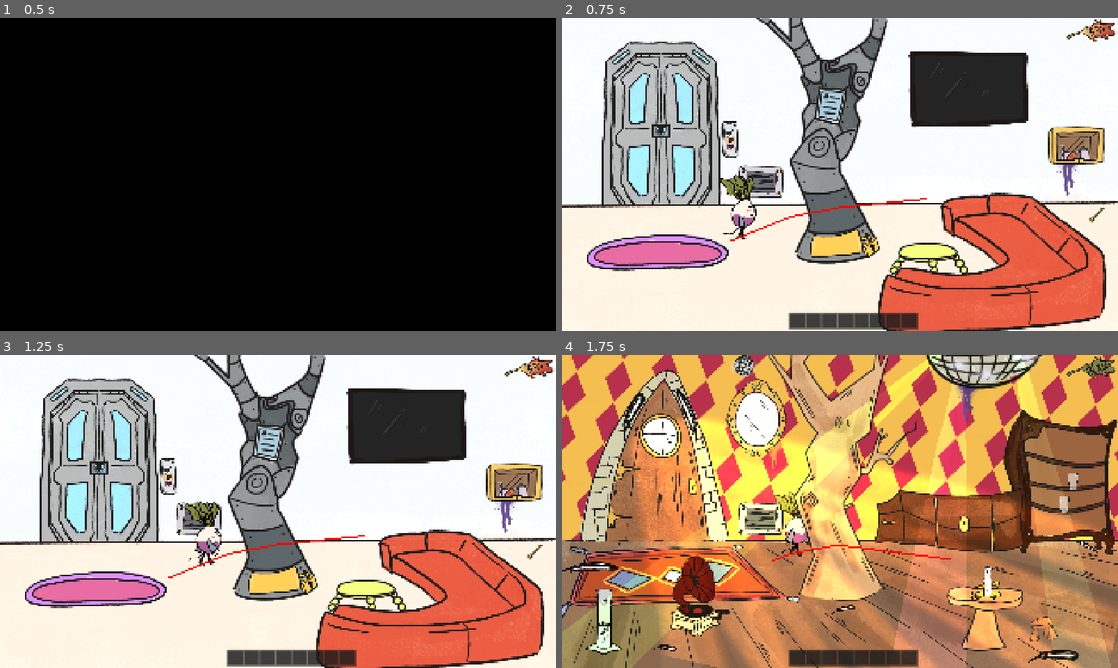
Above: before the commit, frames 1-4 (two rows, left to right).
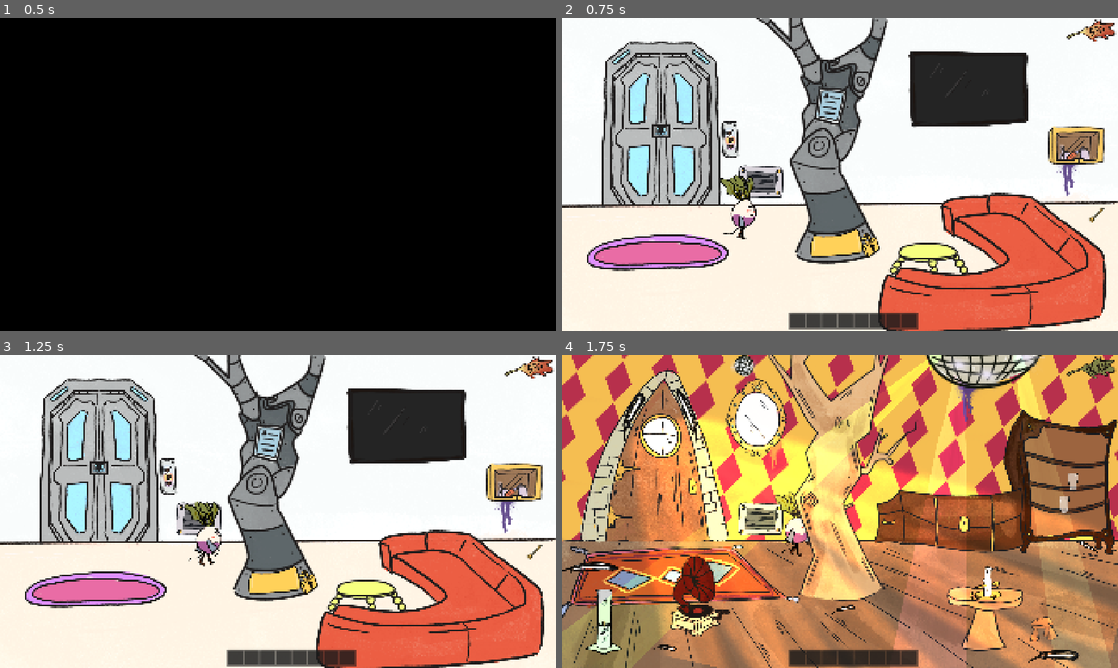
Above: after the commit, the same moments.

Repository: s0lst1ce/microjam60
Game: Godot game, scene res://main.tscn
Same seed, same stepped clock (60 frames per second), same inputs: the game is played once before the commit and once after it. Video files are missing from this copy of the repository; at most half a second of black plays in their place.
Inputs (mouse positions are in pixels of both pictures, inside the frame that each line leads up to):
- Up to frame 1 (0.5 s): no input
- Up to frame 2 (0.75 s): tap Enter at 0.5 s; move the mouse to (962, 158) at 0.52 s; press the mouse at (962, 158) at 0.53 s
- Up to frame 3 (1.25 s): no input
- Up to frame 4 (1.75 s): release the mouse at (962, 495) at 1.25 s; click (1090, 367) at 1.25 s

Frame 1 is identical in both runs. In frame 2, 0.2% of the frame differs, in the area x 30-66%, y 57-72%; in frame 3, 0.2%; in frame 4, 0.2%.

Commit message:
feat: add normal maps

Diff:
--- a/player.tscn
+++ b/player.tscn
@@ -6,6 +6,9 @@
 [sub_resource type="CapsuleShape2D" id="CapsuleShape2D_ct8o0"]
 radius = 83.0
 height = 190.0
+
+[sub_resource type="CanvasTexture" id="CanvasTexture_onrkg"]
+diffuse_texture = ExtResource("2_onrkg")
 
 [sub_resource type="Animation" id="Animation_i3pqv"]
 length = 0.001
@@ -77,14 +80,13 @@
 
 [node name="Sprite2D" type="Sprite2D" parent="." unique_id=562831065]
 position = Vector2(-4, 19)
-texture = ExtResource("2_onrkg")
+texture = SubResource("CanvasTexture_onrkg")
 offset = Vector2(0, -120)
 hframes = 11
 frame = 8
 
 [node name="NavigationAgent2D" type="NavigationAgent2D" parent="." unique_id=1382074011]
 radius = 50.0
-debug_enabled = true
 
 [node name="AnimationPlayer" type="AnimationPlayer" parent="." unique_id=971405586]
 libraries/ = SubResource("AnimationLibrary_sweqy")
Binary file added: assets/radish/spritesheet_n.png
Not shown, added: assets/radish/spritesheet_n.png.import
